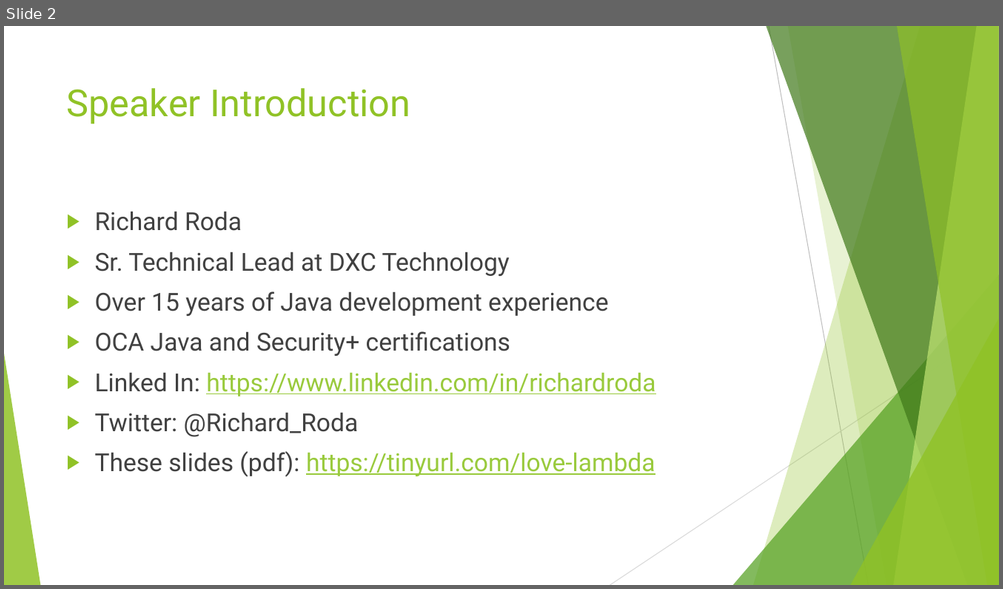
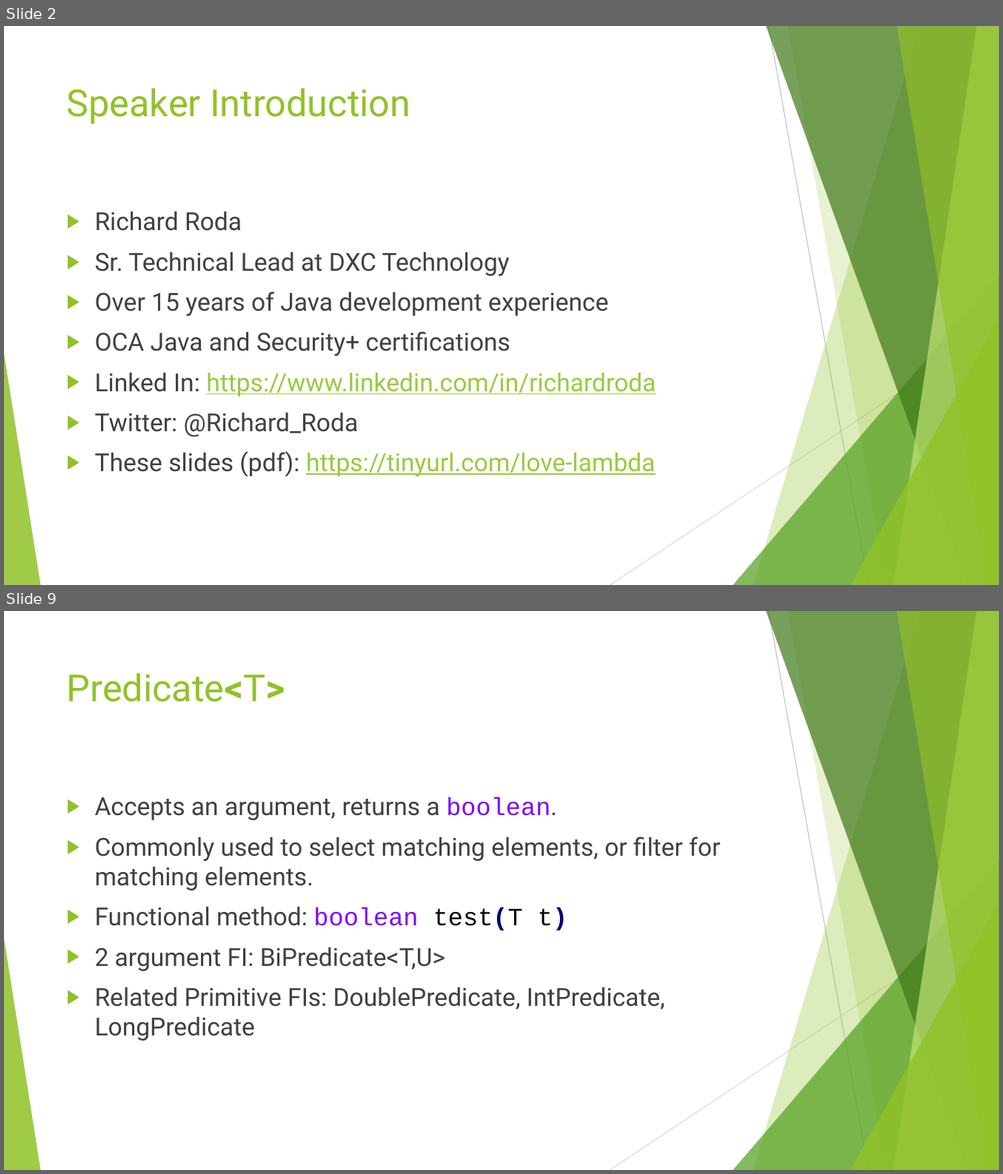
Before and after one commit to RichardRoda/2017-CodePaLOUsa-Lambda, a slide deck: Learning to Love the Lambda in the Stream.pptx. Shown one above the other, each under a label of ours: slide 2 before the commit, slides 2 and 9 after it; the slides between them are not shown. The pictures are 1003x589 and 1003x1174 pixels, drawn with LibreOffice and Linux fonts; fonts in the diff are those of the drawing. Boxes give left, top, right and bottom in pixels: in the first picture for what was removed or moved away, otherwise in the second. Text is boxed around its words. In the diff, an @@ line names an element or a change of style, - is before the commit and + after.

Commit message:
Complete discussion of Functional Interfaces (FIs).  Starting discussion of streams.

```diff
--- a/Learning to Love the Lambda in the Stream.pptx
+++ b/Learning to Love the Lambda in the Stream.pptx
@@ slide 9 added at (4,611,999,1170), background #FFFFFF; not listed: 10 template elements that a slide beside it also shows @@
@@ title added at (67,673,285,702), 36 pt, text #90C226 @@
+Predicate<T>
@@ text added at (95,797,720,1041), 24 pt, text #404040 @@
+▶ Accepts an argument, returns a boolean.
+▶ Commonly used to select matching elements, or filter for matching elements.
+▶ Functional method: boolean test(T t)
+▶ 2 argument FI: BiPredicate<T,U>
+▶ Related Primitive FIs: DoublePredicate, IntPredicate, LongPredicate
```
Also in this commit, not shown: 4 slides changed, 7 other slides added, 2 other files.
